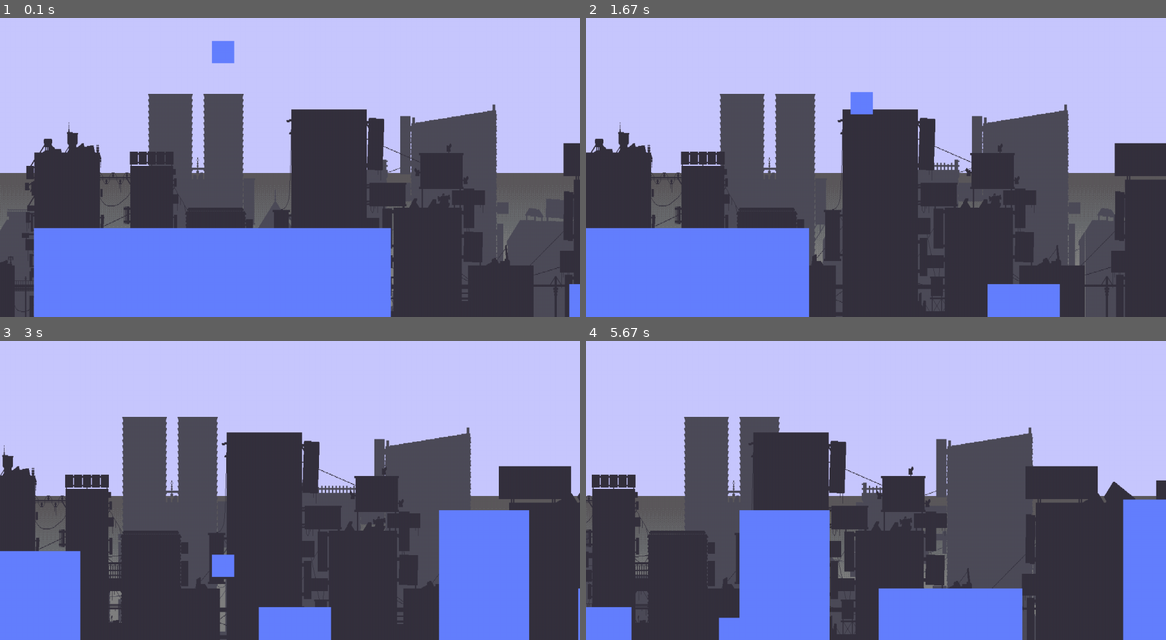
Above: before the commit, frames 1-4 (two rows, left to right).
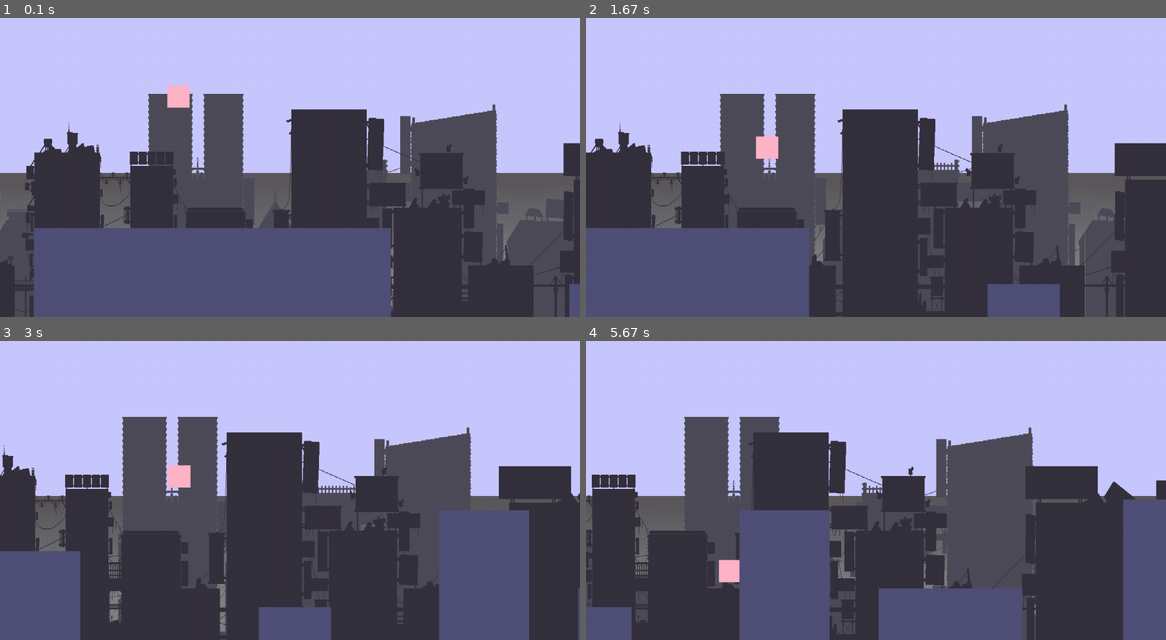
Above: after the commit, the same moments.

Repository: betra0/pygame3
Game: pygame game, started from main.py
Same seed, same stepped clock (60 frames per second), same inputs: the game is played once before the commit and once after it.
Inputs:
- Up to frame 1 (0.1 s): no input
- Up to frame 2 (1.67 s): hold D 0.33-0.8 s; hold W 0.83-1.13 s; tap Space at 0.9, 1.23, 1.53 s; hold D 1.17-1.63 s
- Up to frame 3 (3 s): hold A 1.67-2.2 s; tap Space at 1.73, 2.03, 2.3, 2.6, 2.73 s; hold A 2.23-2.63 s; hold W from 2.67 s (still down)
- Up to frame 4 (5.67 s): release W at 3.03 s; hold D 3.07-3.7 s; tap Space at 3.13, 3.43, 3.8, 4.1, 4.3, 4.6 s; hold A 3.73-4.2 s; hold D 4.23-4.7 s

The runs differ from the first frame. In frame 1, 19% of the frame differs, in the area x 5-100%, y 7-100%; in frame 2, 13%; in frame 3, 13%; in frame 4, 16%.

Commit message:
agrege un sistema de perdida y reseteo de partida

Diff:
--- a/clasespy.py
+++ b/clasespy.py
@@ -10,6 +10,7 @@
         self.image.fill((100, 128, 255))
         self.rect = self.image.get_rect()
         self.rect.center = self.posx, self.posy
+        self.iskill =False
 
         self.sueloartificial = False
         self.fricion = 0.5
@@ -44,11 +45,11 @@
     def simulargravedad(self):
         if not self.isonfloor(6):
             self.vely += self.gravedad
-    def isonfloor(self, n = 0):
+    def isonfloor(self, n = 0, pizolimite = False):
         retorno = False
         if not self.sueloartificial :
 
-            if self.posy+self.tamaño/2+n >= alto:
+            if self.posy+self.tamaño/2+n >= alto and pizolimite:
                 retorno = True
         else:
             retorno = True
@@ -65,3 +66,14 @@
 
         elif self.velx  < 0:
             self.velx += fricion
+    def killxlimit(self ,limitleft = True, limitecaida = True, limite2 = True, limitetecho =True):
+        print(self.rect.top,  self.rect.right)
+        if limitecaida and self.rect.top > alto+15:
+
+            self.iskill = True
+        if limitleft and self.rect.right < -10:
+            self.iskill = True
+
+
+    def statuskill(self):
+        return self.iskill
--- a/game.py
+++ b/game.py
@@ -41,6 +41,7 @@
         self.fps = 60
 
         self.run = True
+        self.salir = False
 
         self.last_time = pygame.time.get_ticks()  # Guardar el tiempo del último ciclo
 
@@ -51,12 +52,12 @@
             self.agregarplataformas()
             self.update()
             self.colisiones()
+            self.statusobjet()
             self.render()
 
+            self.limitfps.tick(60)
+        return self.salir
 
-            self.limitfps.tick(60)
-
-        pygame.quit()
 
     def update(self):
         current_time = pygame.time.get_ticks()  # Tiempo actual
@@ -78,6 +79,7 @@
         for event in pygame.event.get():
             if event.type == pygame.QUIT:
                self.run=False
+               self.salir = True
 
     def agregarplataformas(self):
         distancia_maxima = 200
@@ -91,7 +93,6 @@
         if self.proximaplataforma:
             self.proximaplataforma -= 4
 
-        print(self.proximaplataforma)
 
     def newplataforma(self):
             distancia_maxima = 350
@@ -104,9 +105,6 @@
             self.plataformas.add(self.plataforma1)
             self.ancho_plataforma_anterior = newancho
             self.proximaplataforma = random.randint(newancho+60, newancho+distancia_maxima)
-
-
-
 
 
 
@@ -153,18 +151,10 @@
 
 
 
+    def statusobjet(self):
+        if self.jugador1.statuskill():
+            print("hello")
+            self.run = False
 
-
-
-
-
-
-
-
-
-
-
-            # Colisión en el lado derecho
-           #if suelo.rect.left < self.jugador1.rect.right:
-           #    self.jugador1.posx += suelo.rect.right - self.jugador1.rect.left
-           #    self.jugador1.velx = 0
+    def salirgame(self):
+        pygame.quit()
--- a/jugador.py
+++ b/jugador.py
@@ -8,15 +8,15 @@
 class Jugador(objetopy):
     def __init__(self):
 
-        super().__init__(500, 200)
-
+        super().__init__(400, 300)
+        self.image.fill((255, 180, 200))
         self.salto_presionado = False
         self.salto= False
         self.nosalto =True
         self.cantidad_salto = 1
         self.en_el_suelo = False  # Variable para rastrear si el jugador está en el suelo
         self.pisoinfo = None
-        self.velocidad = 9
+        self.impulso_salto = 9
 
 
 
@@ -24,9 +24,9 @@
         keys = pygame.key.get_pressed()
 
         if keys[K_d]:
-            self.velx = 2
+            self.velx = 0.1
         if keys[K_a]:
-            self.velx = -2
+            self.velx = -0.1
         if keys[K_w] or keys[K_SPACE]:
             self.salto_presionado = True
         else:
@@ -41,9 +41,9 @@
             self.nosalto = True
 
         if self.salto and self.isonfloor(8):
-            self.vely = -self.velocidad
+            self.vely = -self.impulso_salto
         elif self.salto and not self.isonfloor(8) and self.cantidad_salto >= 1:
-            self.vely = -self.velocidad/1.15
+            self.vely = -self.impulso_salto/1.15
             self.cantidad_salto -=1
         elif not self.salto and self.isonfloor(8):
             self.cantidad_salto = 1
@@ -52,7 +52,7 @@
         self.simulargravedad()
         self.velpos(self.velx, self.vely)
         self.simularfricionx()
-        self.simularparedes()
+        self.killxlimit()
         self.salto = False
         if self.pisoinfo:
             self.pisoartificial()
--- a/main.py
+++ b/main.py
@@ -2,4 +2,9 @@
 
 juego = Game()
 #Game().init()
-juego.mainrun()
+salir = False
+while not salir:
+    #juego.__init__()
+    juego.initialize()
+    salir = juego.mainrun()
+juego.salirgame()
--- a/plataformas.py
+++ b/plataformas.py
@@ -7,7 +7,7 @@
         y = ((alto -ytop))//2+ytop
         super().__init__(x, y)
         self.image = pygame.Surface((ancho_plataforma, ((alto -ytop))))
-        self.image.fill((100, 128, 255))
+        self.image.fill((80, 80, 120))
         self.initrect()
         self.info = "hola que hace dsajkl"
 
